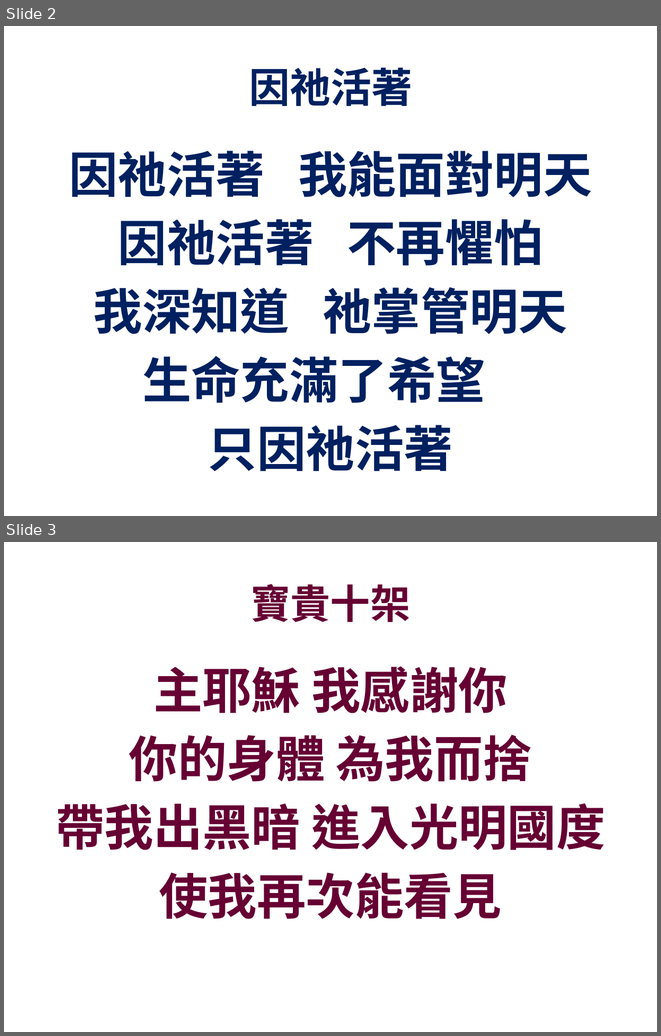
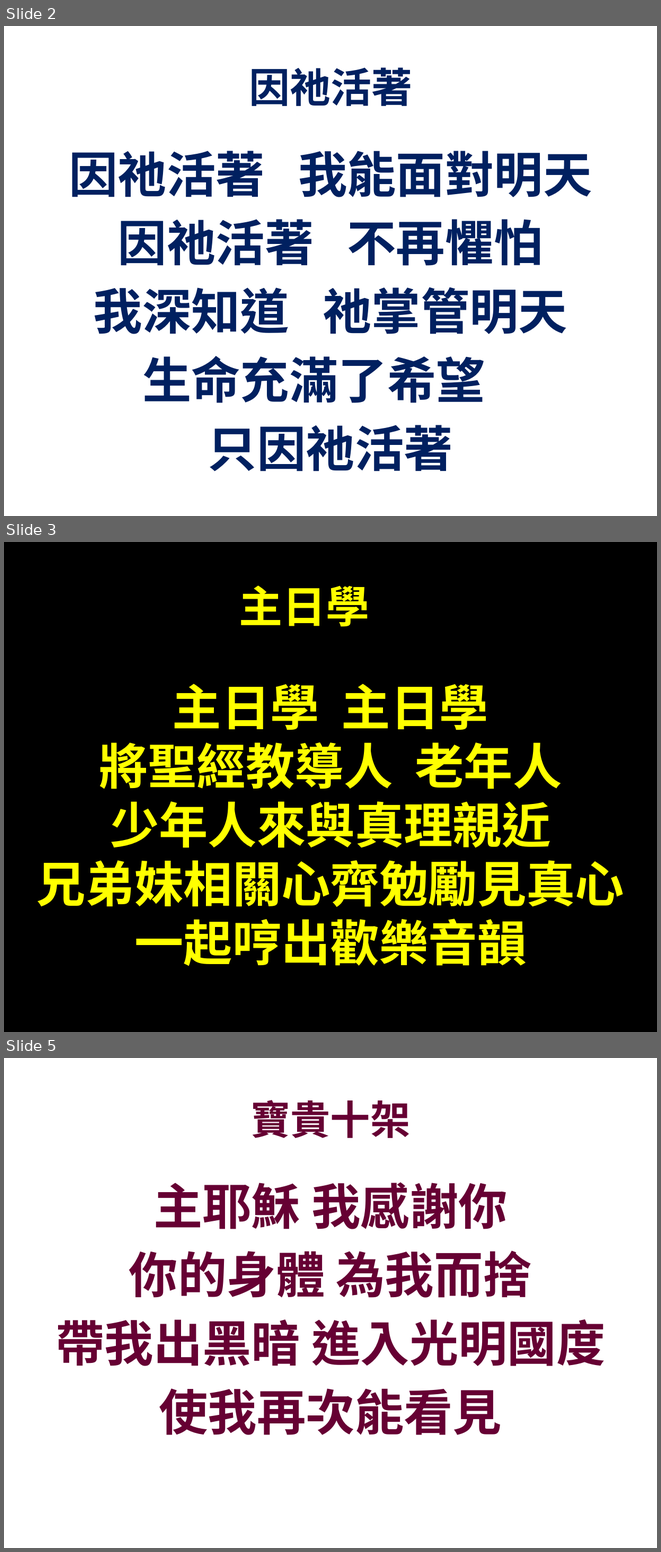
Before and after one commit to batisuoc/bible-school, a slide deck: 2019/4月.pptx. Shown one above the other, each under a label of ours: slides 2 and 3 before the commit, slides 2, 3 and 5 after it; the slides between them are not shown. The pictures are 661x1036 and 661x1552 pixels, drawn with LibreOffice and Linux fonts; fonts in the diff are those of the drawing; background and template pictures are left out. Boxes give left, top, right and bottom in pixels: in the first picture for what was removed or moved away, otherwise in the second. Text is boxed around its words. In the diff, an @@ line names an element or a change of style, - is before the commit and + after.

```diff
--- a/2019/4月.pptx
+++ b/2019/4月.pptx
@@ slide 3 added at (x1=4, y1=542, x2=657, y2=1032), background #000000 @@
@@ text added at (x1=239, y1=585, x2=370, y2=627), 48 pt, text #FFFF00, bold @@
+主日學
@@ text added at (x1=37, y1=684, x2=625, y2=966), 54 pt, text #FFFF00, bold @@
+主日學 主日學
+將聖經教導人 老年人
+少年人來與真理親近
+兄弟妹相關心齊勉勵見真心
+一起哼出歡樂音韻
@@ what was slide 3 is now slide 5 @@
```
Also in this commit, not shown: 5 other slides added, 1 other file.
